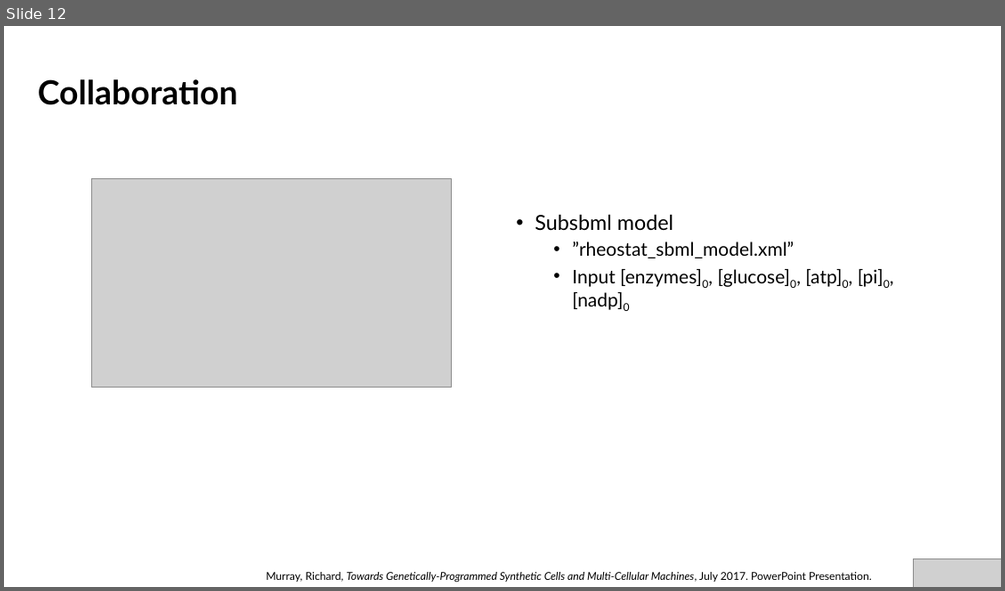
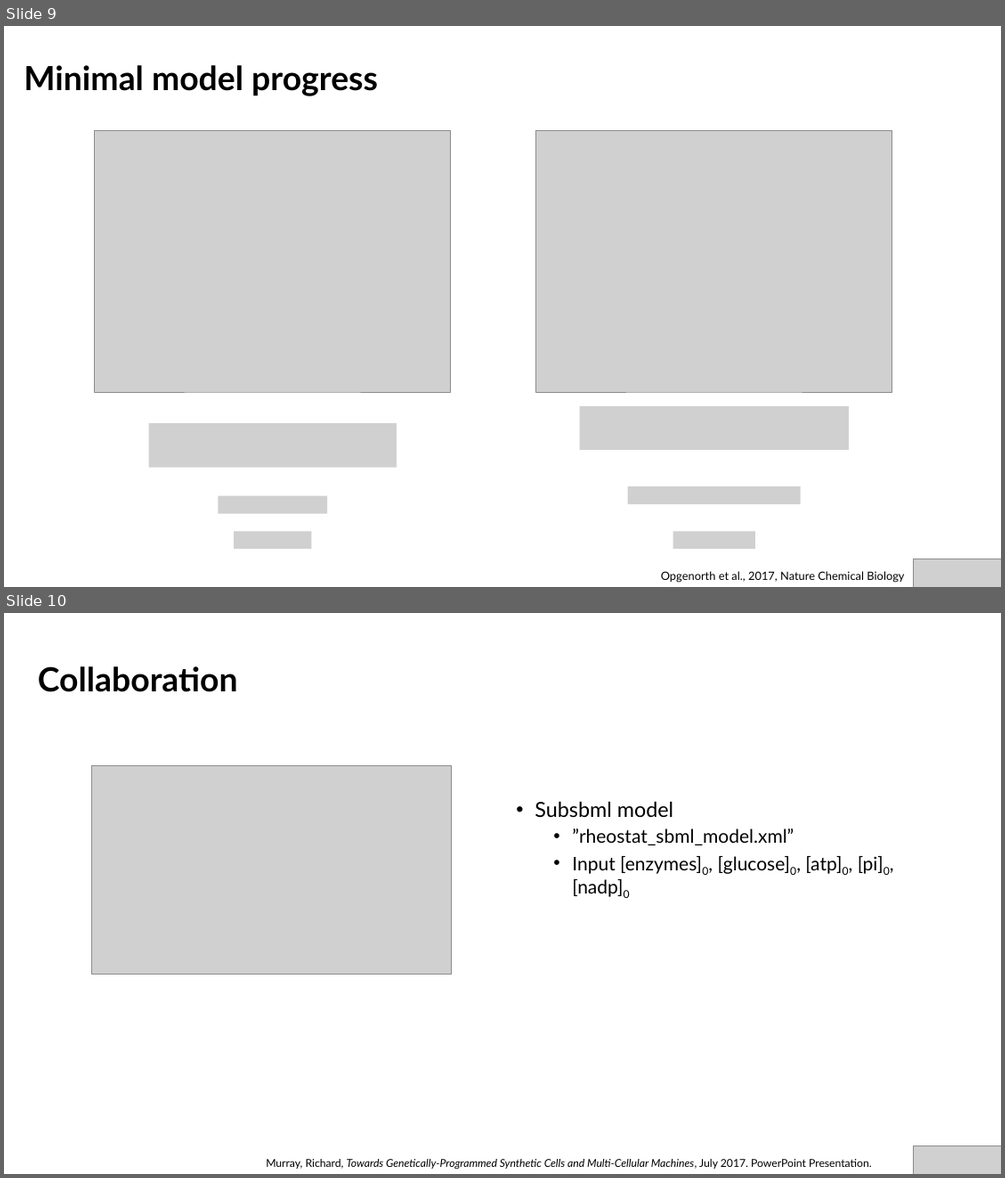
Before and after one commit to AnkitaRoychoudhury/ug_murray, a slide deck: miscellaneous/presentations/20200715_syncell_mtg.pptx. Shown one above the other, each under a label of ours: slide 12 before the commit, slides 9 and 10 after it. The pictures are 1005x591 and 1005x1178 pixels, drawn with LibreOffice and Linux fonts; fonts in the diff are those of the drawing; grey boxes stand for pictures. Boxes give left, top, right and bottom in pixels: in the first picture for what was removed or moved away, otherwise in the second. Text is boxed around its words. In the diff, an @@ line names an element or a change of style, - is before the commit and + after.

```diff
--- a/miscellaneous/presentations/20200715_syncell_mtg.pptx
+++ b/miscellaneous/presentations/20200715_syncell_mtg.pptx
@@ slide 9 added at (4, 26, 1001, 587), background #FFFFFF @@
@@ title added at (24, 65, 378, 96), 32 pt, text #000000, bold @@
+Minimal model progress
@@ picture added at (95, 130, 451, 392) @@
@@ picture added at (536, 130, 892, 392) @@
@@ picture added at (149, 423, 396, 467) @@
@@ picture added at (580, 406, 849, 450) @@
@@ picture added at (218, 496, 327, 514) @@
@@ picture added at (628, 487, 801, 505) @@
@@ picture added at (234, 531, 311, 548) @@
@@ picture added at (673, 531, 755, 548) @@
@@ picture added at (914, 558, 1001, 587) @@
@@ text added at (661, 571, 904, 582), 11 pt, text #000000 @@
+Opgenorth et al., 2017, Nature Chemical Biology
@@ what was slide 12 is now slide 10 @@
```
Also in this commit, not shown: 5 slides changed, 2 slides removed, 11 other files.
